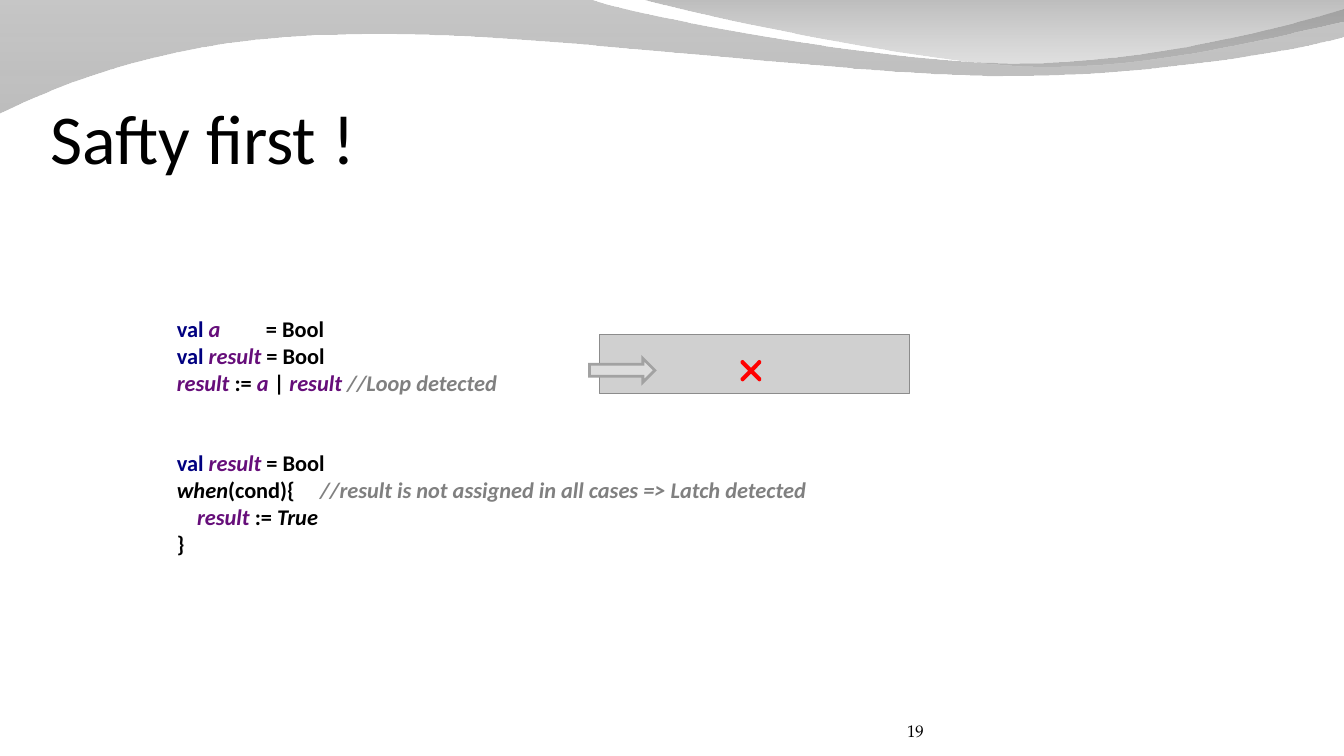
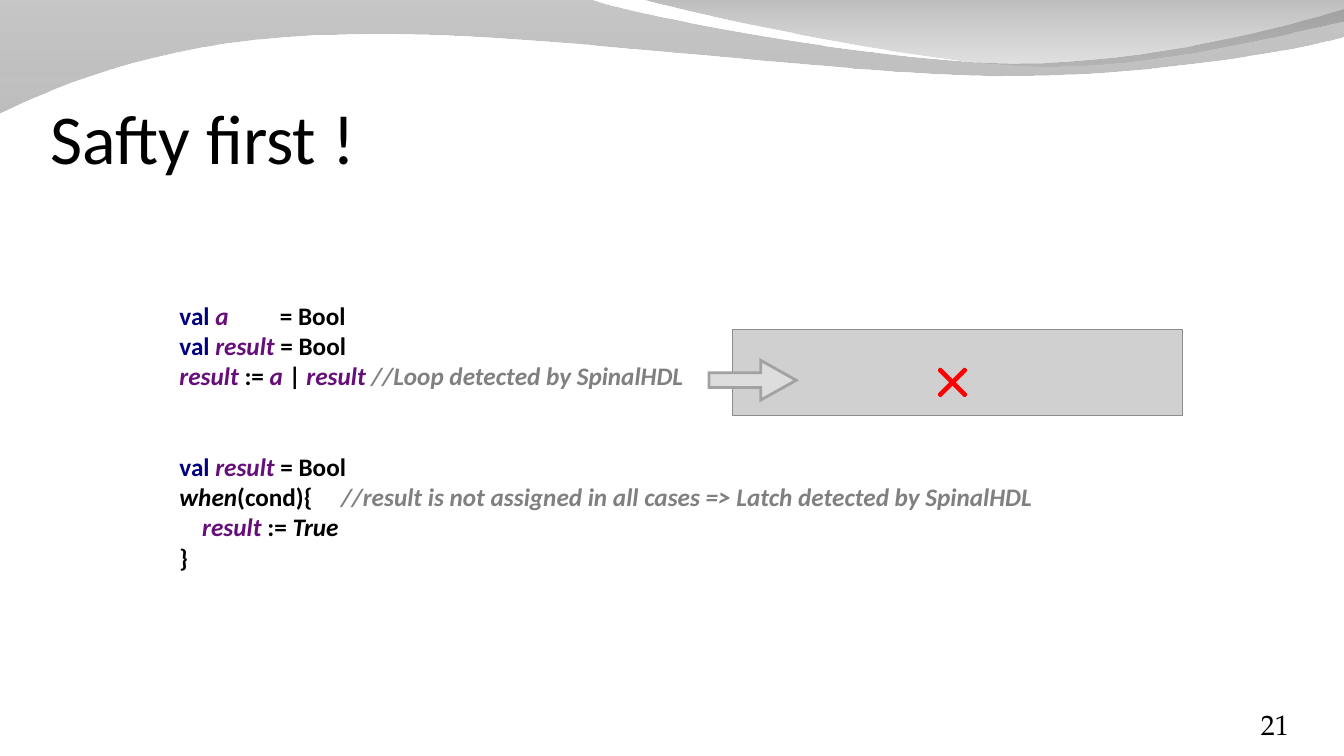
Before and after one commit to SpinalHDL/SpinalDoc, a slide deck: slide 21 of presentation/en/presentation_move_forward.odp (slide 19 before the commit). Drawn at 1344x756 pixels with LibreOffice and Linux fonts; fonts in the diff are those of the drawing; grey boxes stand for pictures; background and template pictures are left out. Boxes give left, top, right and bottom in pixels: in the first picture for what was removed or moved away, otherwise in the second. Text is boxed around its words. In the diff, an @@ line names an element or a change of style, - is before the commit and + after.

Commit message:
presentation_move_forward

```diff
--- a/presentation/en/presentation_move_forward.odp
+++ b/presentation/en/presentation_move_forward.odp
@@ text "val a = Bool val ...": place and size @@
-text "val a = Bool val ..." at (177, 321, 806, 525)
+text "val a = Bool val ..." at (179, 307, 1031, 537)
@@ text at (179, 307, 346, 477): size 16 to 18 pt in "val a = Bool val result = ...", "val result = Bool" @@
@@ picture: place and size @@
-picture at (598, 333, 909, 393)
+picture at (732, 329, 1182, 416)
@@ freeform shape: place and size @@
-freeform shape at (733, 354, 768, 388)
+freeform shape at (928, 358, 977, 407)
@@ text at (179, 367, 683, 389): text changed; size 16 to 18 pt @@
-result := a | result //Loop detected
+result := a | result //Loop detected by SpinalHDL
@@ right arrow: place and size @@
-right arrow at (589, 359, 655, 383)
+right arrow at (708, 361, 796, 400)
@@ right arrow at (708, 361, 796, 400): proportions changed @@
@@ text at (179, 487, 1031, 537): text changed; size 16 to 18 pt @@
-when(cond){ //result is not assigned in all cases => Latch detected
-result := True
-}
+when(cond){ //result is not assigned in all cases => Latch detected by SpinalHDL
+result := True
+}
@@ page number added at (1261, 715, 1289, 735), 20 pt, text #000000 @@
+21
@@ page number removed at (907, 725, 924, 737) @@
-19
```
Also in this commit, not shown: 33 other slides changed, 5 slides added, 2 slides removed, 1 other file.
